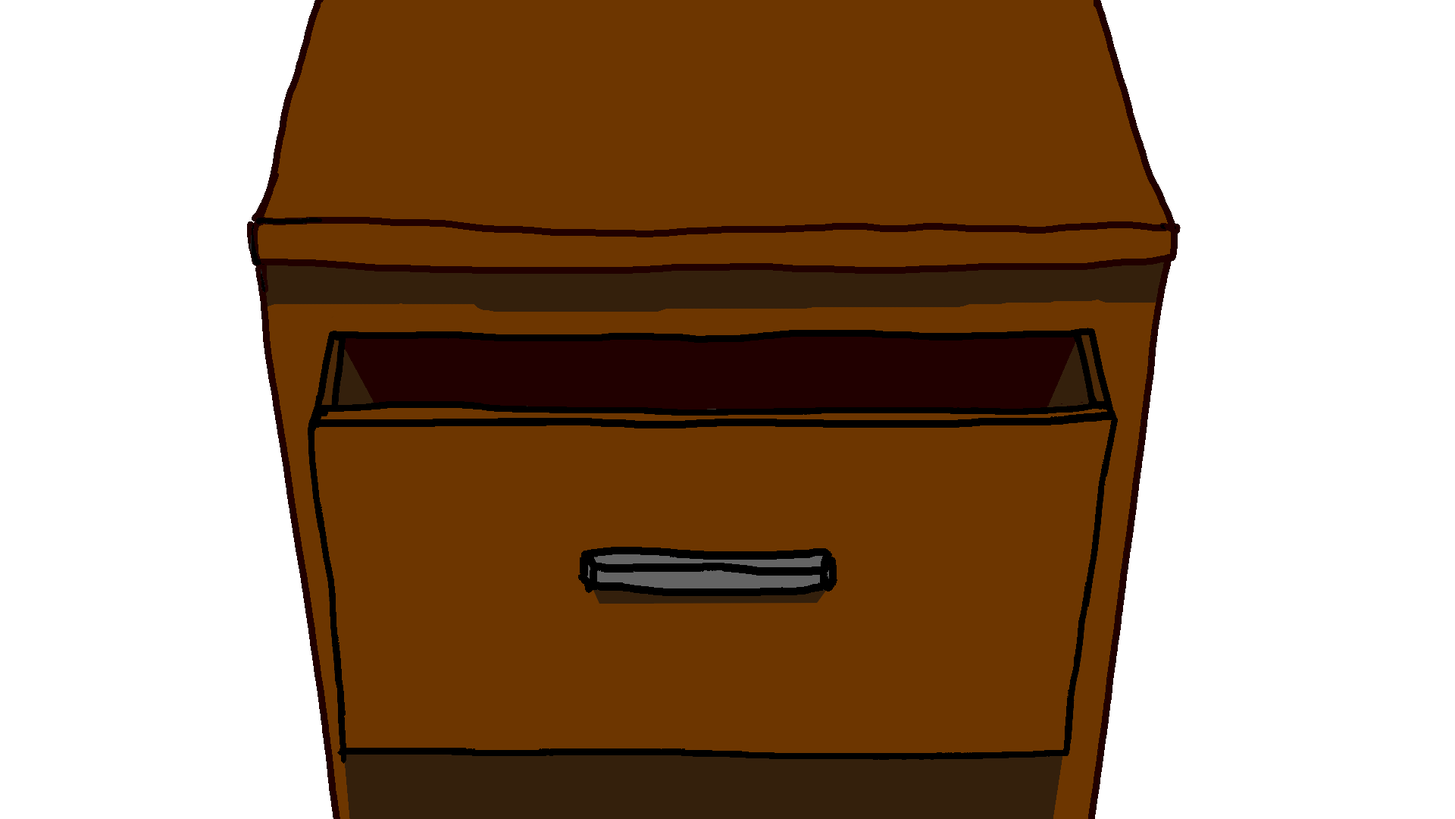
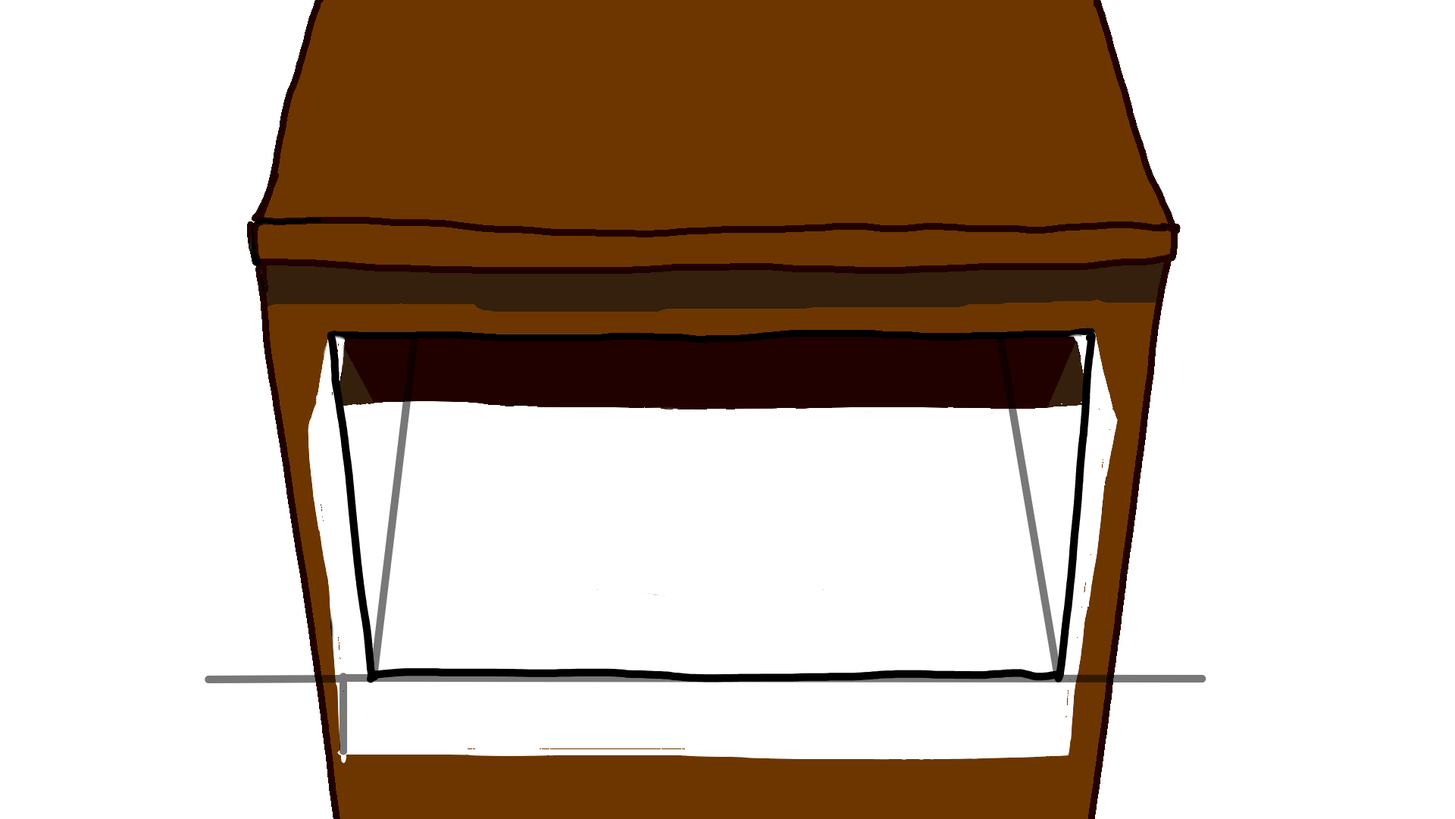
Comparing the layer stacks of the two 1455x819 images. Changes:
painted on "Drawer" over [204, 331, 1207, 819]
painted on "Opening" over [204, 331, 1207, 819]
added layer "Paint Layer 4" (53%) above "Group 3" over [204, 331, 1207, 777]
painted on "Table" over [204, 331, 1207, 819]
painted on "Drawer Inside Shadow" over [307, 331, 1116, 631]
painted on "Drawer Inside Paint" over [204, 331, 1207, 819]
painted on "Drawer Shadow" over [204, 331, 1207, 819]
painted on "Drawer Paint" over [204, 331, 1207, 819]
